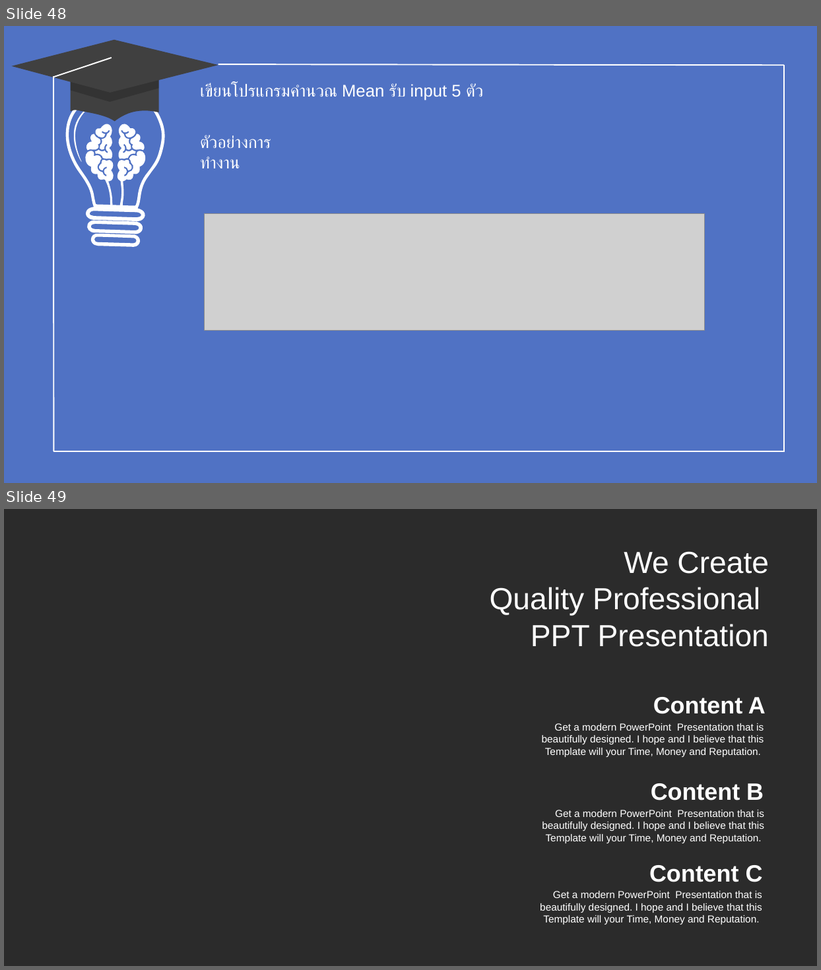
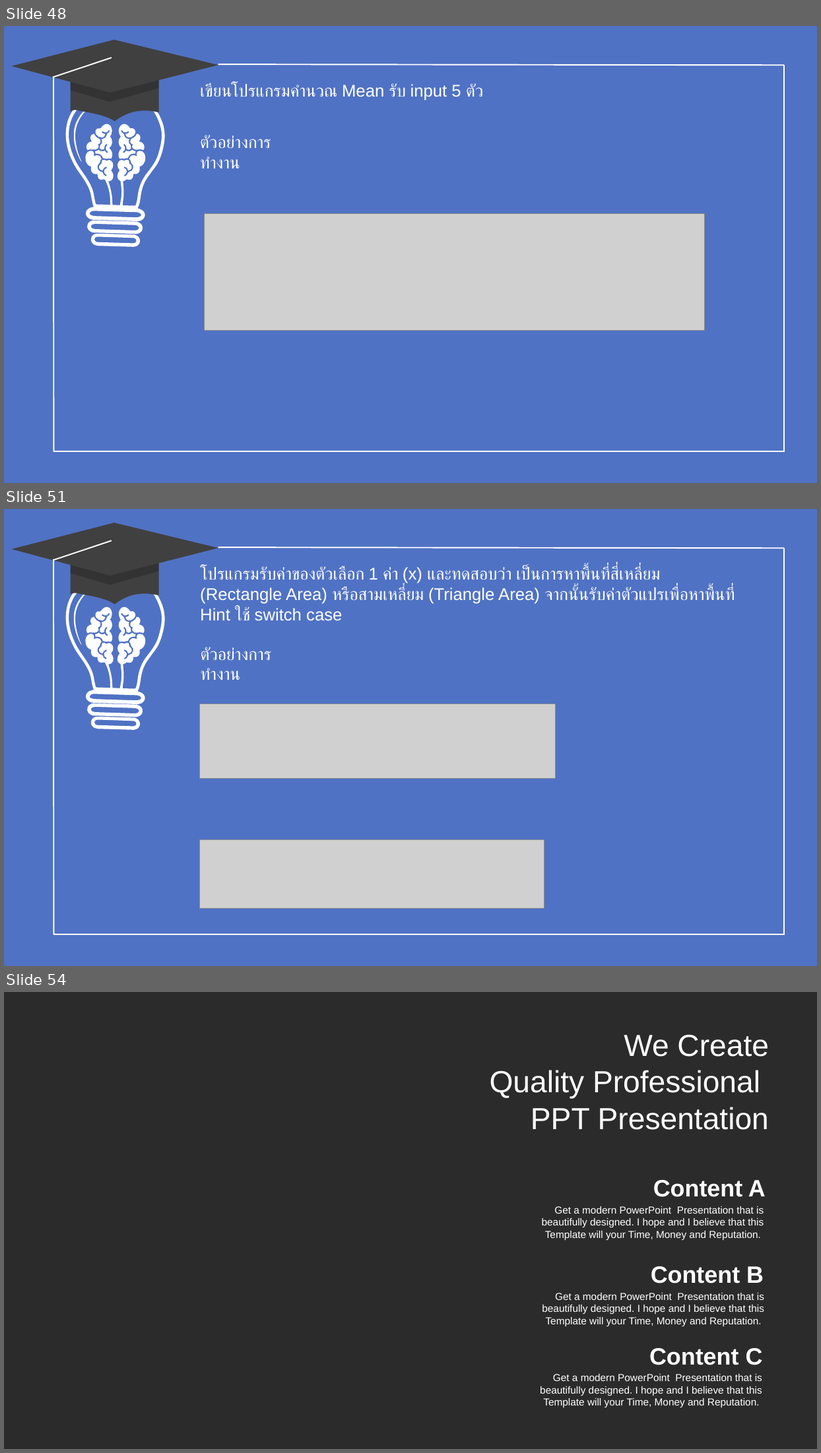
Before and after one commit to WatcharapolxFa/SolveProblemsIn-C-Language, a slide deck: TeachCLanguage/C.pptx. Shown one above the other, each under a label of ours: slides 48 and 49 before the commit, slides 48, 51 and 54 after it; the slides between them are not shown. The pictures are 821x970 and 821x1453 pixels, drawn with LibreOffice and Linux fonts; fonts in the diff are those of the drawing; grey boxes stand for pictures; background and template pictures are left out; a plain dark background stands for a picture behind light text. Boxes give left, top, right and bottom in pixels: in the first picture for what was removed or moved away, otherwise in the second. Text is boxed around its words. In the diff, an @@ line names an element or a change of style, - is before the commit and + after.

```diff
--- a/TeachCLanguage/C.pptx
+++ b/TeachCLanguage/C.pptx
@@ slide 51 added at box(4, 509, 817, 966), background #5072C4 @@
@@ line added from (784, 548) to (218, 547), #FFFFFF 1.5 pt @@
@@ line added from (784, 548) to (784, 935), #FFFFFF 1.5 pt @@
@@ group added at box(11, 522, 218, 935): 3 freeform shapes, 2 lines @@
@@ text added at box(200, 566, 734, 621), 20 pt, text #FFFFFF @@
+โปรแกรมรับค่าของตัวเลือก 1 ค่า (x) และทดสอบว่า เป็นการหาพื้นที่สี่เหลี่ยม
+(Rectangle Area) หรือสามเหลี่ยม (Triangle Area) จากนั้นรับค่าตัวแปรเพื่อหาพื้นที่ Hint ใช้ switch case
@@ freeform shape added at box(65, 570, 164, 730), fill #FFFFFF @@
@@ freeform shape added at box(77, 601, 151, 693), fill #FFFFFF @@
@@ text added at box(201, 647, 272, 680), 20 pt, text #FFFFFF @@
+ตัวอย่างการทำงาน
@@ picture added at box(200, 704, 556, 779) @@
@@ picture added at box(200, 840, 545, 908) @@
@@ line added from (784, 935) to (54, 935), #FFFFFF 1.5 pt @@
@@ what was slide 49 is now slide 54 @@
```
Also in this commit, not shown: 1 slide changed, 4 other slides added, 1 slide removed, 16 other files.
